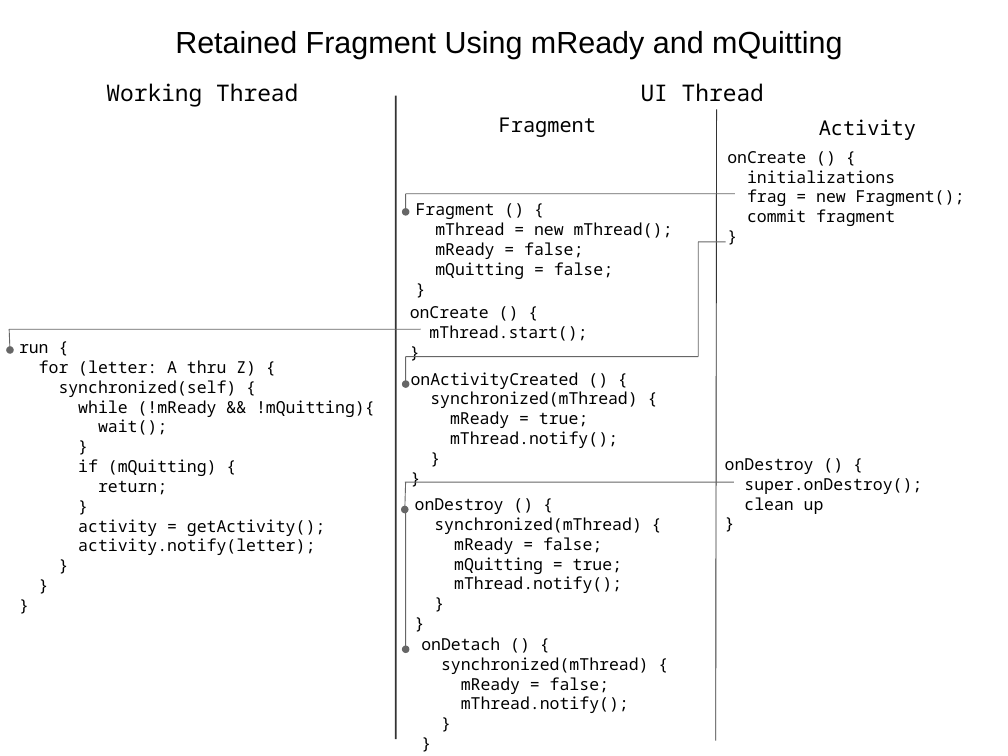
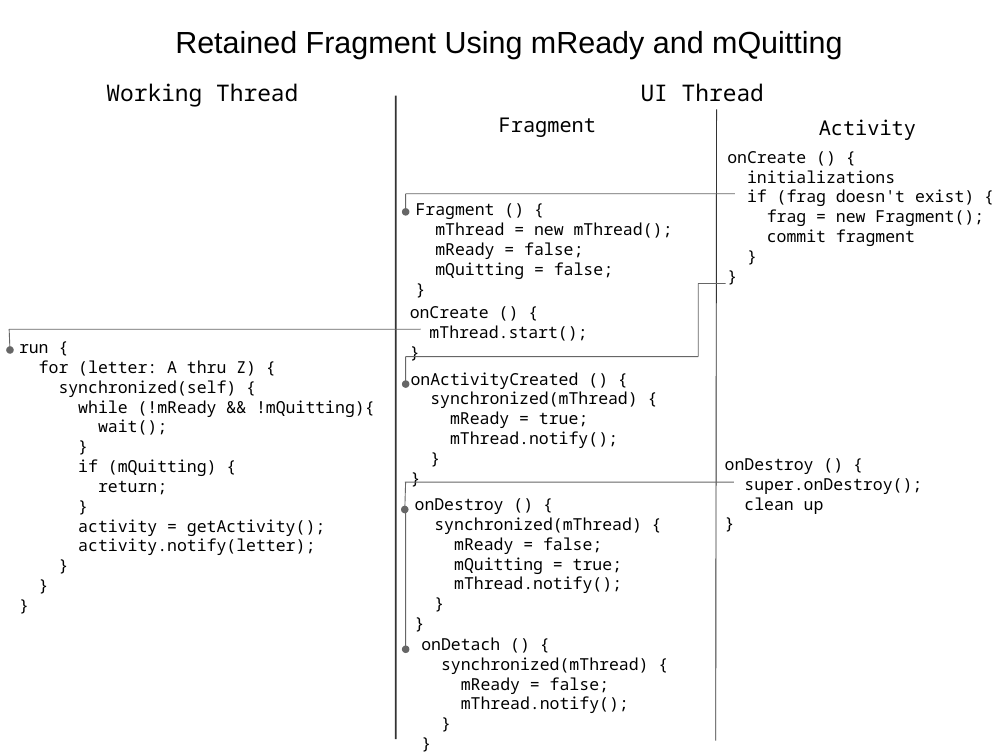
Before and after one commit to flocela/RFragmentWithThread, a slide deck: slide 17 of RFragmentWithThread.odp (slide 16 before the commit). Drawn at 1008x756 pixels with LibreOffice and Linux fonts; fonts in the diff are those of the drawing. Boxes give left, top, right and bottom in pixels: in the first picture for what was removed or moved away, otherwise in the second. Text is boxed around its words. In the diff, an @@ line names an element or a change of style, - is before the commit and + after.

```diff
--- a/RFragmentWithThread.odp
+++ b/RFragmentWithThread.odp
@@ text at [727, 151, 984, 246]: paragraph added @@
+}
@@ text at [747, 189, 974, 206]: paragraph added @@
+if (frag doesn't exist) {
@@ line moved from (726, 242) - (699, 242) to (726, 284) - (699, 284) @@
@@ line moved from (699, 242) - (699, 357) to (699, 284) - (699, 357) @@
```
Also in this commit, not shown: 2 slides added, 1 slide removed, 7 other files.
